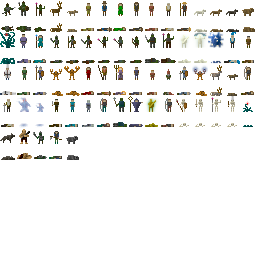
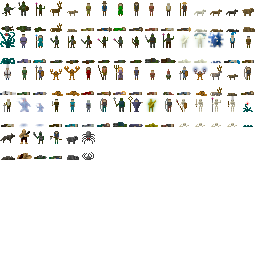
Comparing the layer stacks of the two 256 × 256 images. Changes:
painted on "Background" over (82, 131, 95, 160)
